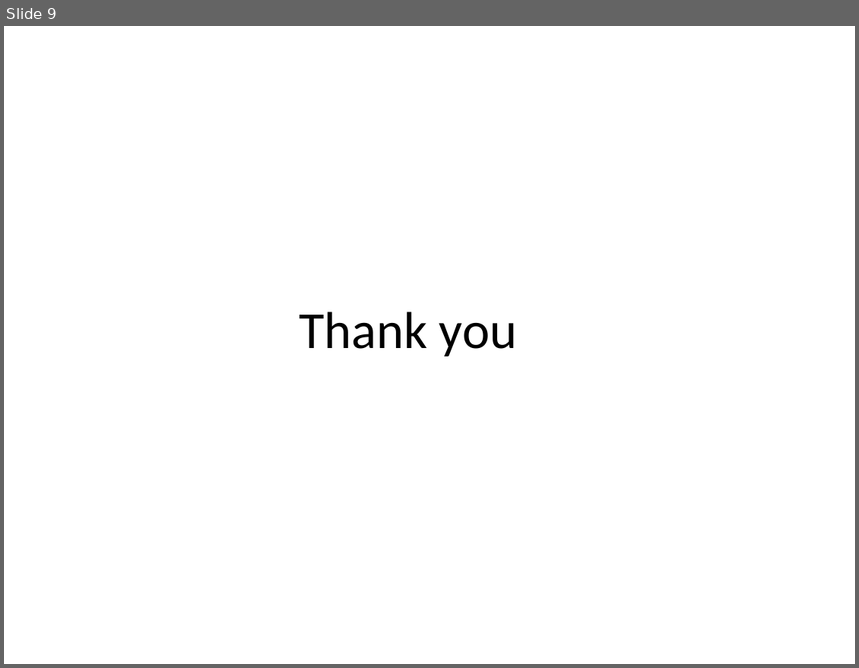
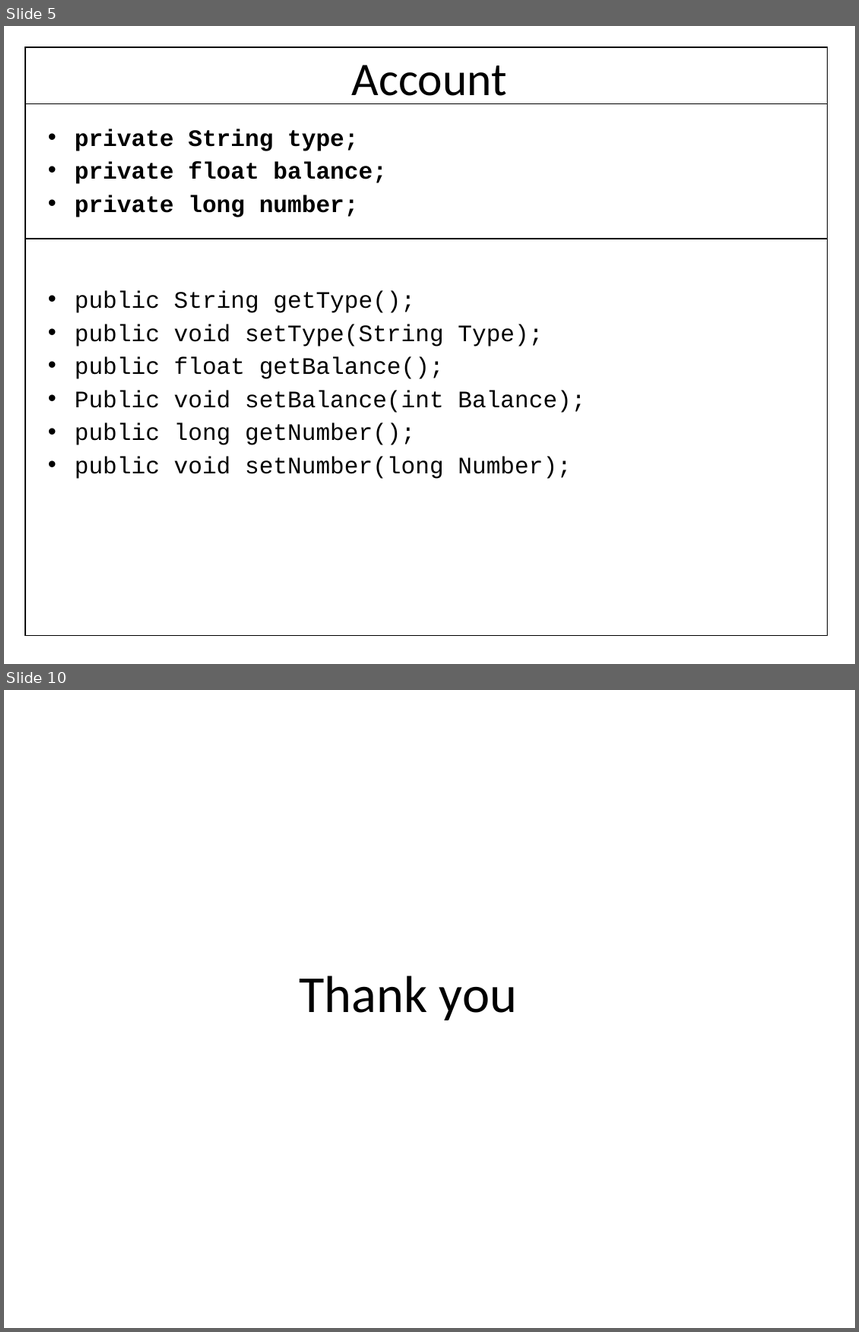
Before and after one commit to Manisha-shivagari/ppt, a slide deck: SHYAM_BANKING_PPT.pptx. Shown one above the other, each under a label of ours: slide 9 before the commit, slides 5 and 10 after it; the slides between them are not shown. The pictures are 859x668 and 859x1332 pixels, drawn with LibreOffice and Linux fonts; fonts in the diff are those of the drawing. Boxes give left, top, right and bottom in pixels: in the first picture for what was removed or moved away, otherwise in the second. Text is boxed around its words. In the diff, an @@ line names an element or a change of style, - is before the commit and + after.

```diff
--- a/SHYAM_BANKING_PPT.pptx
+++ b/SHYAM_BANKING_PPT.pptx
@@ slide 5 added at (4,26,855,664), background #FFFFFF @@
@@ table added at (25,47,827,636), 1 rows, 1 columns @@
+
@@ table added at (38,54,828,589), 1 rows, 1 columns @@
+
@@ title added at (352,65,507,104), 39.6 pt, text #000000 @@
+Account
@@ line added from (25, 104) to (827, 104), #000000 0.75 pt @@
@@ text added at (75,129,585,479), 20 pt, text #000000 @@
+• private String type;
+• private float balance;
+• private long number;
+• public String getType();
+• public void setType(String Type);
+• public float getBalance();
+• Public void setBalance(int Balance);
+• public long getNumber();
+• public void setNumber(long Number);
@@ line added from (25, 239) to (827, 239), #000000 0.75 pt @@
@@ what was slide 9 is now slide 10 @@
```
Also in this commit, not shown: 5 slides changed, 3 other slides added, 3 slides removed.
